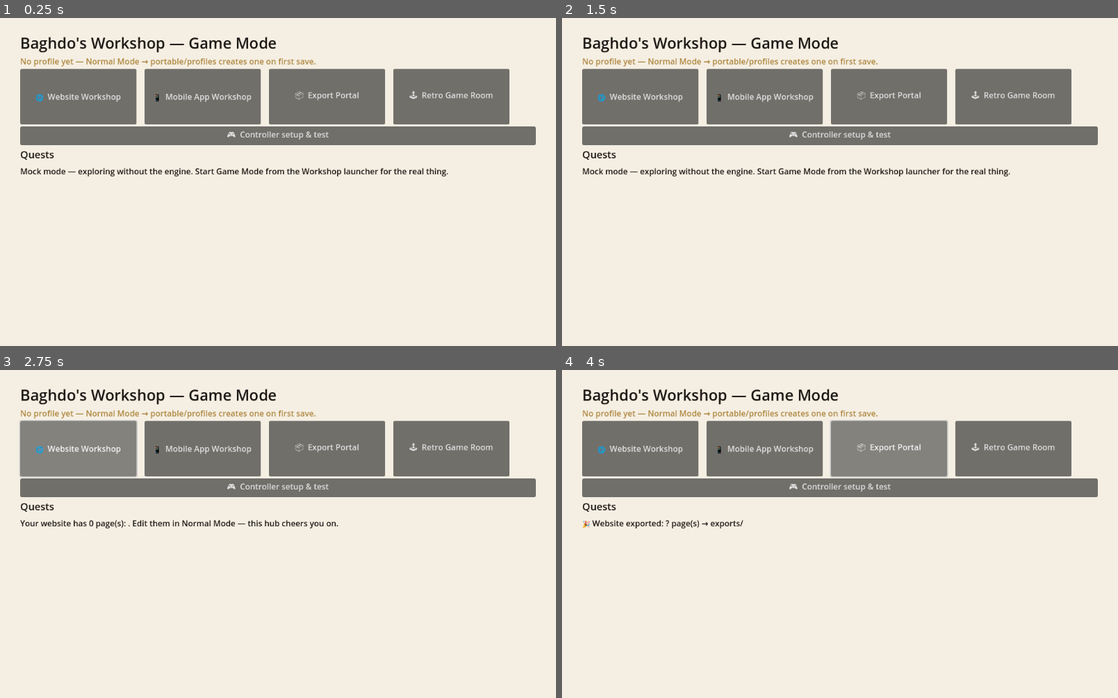
Above: before the commit, frames 1-4 (two rows, left to right).
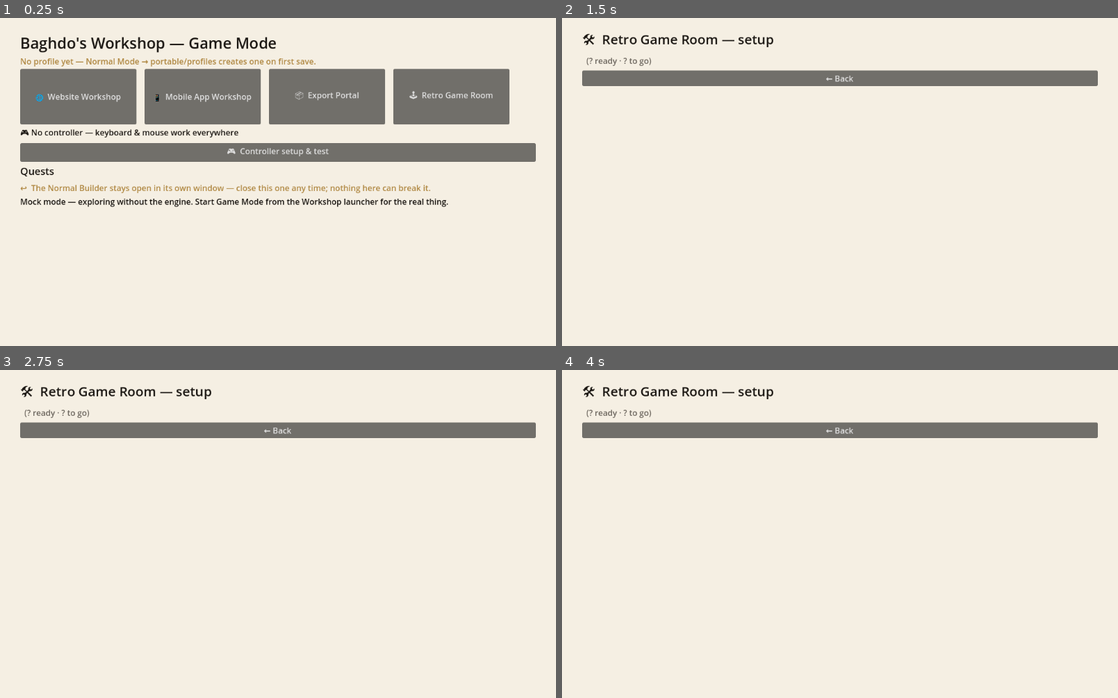
Above: after the commit, the same moments.

Repository: baghb004-cpu/Lusik-and-sons-
Game: Godot game, scene res://scenes/Main.tscn
Same seed, same stepped clock (60 frames per second), same inputs: the game is played once before the commit and once after it.
Inputs (mouse positions are in pixels of both pictures, inside the frame that each line leads up to):
- Up to frame 1 (0.25 s): no input
- Up to frame 2 (1.5 s): click "🕹 Retro Game Room" at 0.5 s; click "← Exit room" (after the commit: "🛠 Setup wizard") at 1.25 s
- Up to frame 3 (2.75 s): click (77, 448) at 2 s, where only the run before the commit has a clickable "🌐 Website Workshop"
- Up to frame 4 (4 s): click (762, 448) at 2.75 s, where only the run before the commit has a clickable "📱 Mobile App Workshop"; click (890, 448) at 3.5 s, where only the run before the commit has a clickable "📦 Export Portal"

The runs differ from the first frame. In frame 1, 12% of the frame differs, in the area x 3-97%, y 33-58%; in frame 2, 18%, in the area x 3-97%, y 4-49%; in frame 3, 18%; in frame 4, 18%.

Commit message:
Retro Game Room: setup wizard, Fix-This buttons, LEGO templates, fetch-emulators, preflight (plan §23b)
Least-tinkering pass over the room — one-click everywhere the law and
physics allow, plain guidance everywhere they don't.

- portable/gameTemplates.ts: the backend catalog with the HONEST
  GPL-2.0 bundling answer per emulator (redistribution allowed with
  license text + source availability — handled automatically), era
  checklists marking user-vs-script obligations, and six editable
  launch-profile templates for Baghdo's own LEGO discs (Island, Island
  2, LEGOLAND, Racers, Racers 2, Rock Raiders) — settings only, QEMU
  recommended (SeaBIOS included = zero BIOS hunting), zero media
- portable/health.ts: pure health report — Ready/Missing/Optional rows
  with Fix actions where automatable and official-download guidance
  where only the user can supply (their Windows media is never a
  button); privacy row states offline/local-only by construction
- /api/builder/retro: GET ?wizard=1 (works while the room is OFF),
  POST fix {enable-room|create-dirs|seed-profiles|seed-controller},
  adopt-template (template + YOUR iso/disc → permanent shelf entry,
  friendly refusal without media, absolute-path portability advice)
- scripts/fetch-emulators.mjs: official GitHub releases of DOSBox-X
  (+86Box with --with-86box) + QEMU guidance, GPL license note and
  SOURCES.md written beside the binaries; never Windows/BIOS/games
- scripts/preflight-portable.mjs: the one-look flash-drive status
  table; desktop/scripts/build-windows.ps1: the single Windows session
  scripted end to end (toolchain check → build → portable → preflight)
- Godot: SetupWizard scene (health rows + working Fix buttons), shelf
  status badges (Ready / Missing disc / Needs setup), backup button,
  controller status on the hub, return-to-builder note
- 6 new tests (250 green); full wizard→fix→adopt flow verified over
  live HTTP; build + bundle budget green

https://claude.ai/code/session_01X8F89WkWXpj131U31qmg3t

Diff:
--- /dev/null
+++ b/desktop/game-mode/godot-project/scenes/SetupWizard.tscn
@@ -0,0 +1,9 @@
+[gd_scene load_steps=2 format=3]
+
+[ext_resource type="Script" path="res://scripts/setup_wizard.gd" id="1"]
+
+[node name="SetupWizard" type="Control"]
+anchors_preset = 15
+anchor_right = 1.0
+anchor_bottom = 1.0
+script = ExtResource("1")
--- a/desktop/game-mode/godot-project/scripts/main.gd
+++ b/desktop/game-mode/godot-project/scripts/main.gd
@@ -50,6 +50,12 @@
 	_station(row, "📦  Export Portal", _on_export)
 	_station(row, "🕹  Retro Game Room", _on_room)
 
+	var pads := Input.get_connected_joypads()
+	var pad_status := Label.new()
+	pad_status.text = "🎮 %s" % ("Generic Controller #%d connected" % pads[0] if pads.size() > 0 else "No controller — keyboard & mouse work everywhere")
+	pad_status.add_theme_color_override("font_color", INK)
+	root.add_child(pad_status)
+
 	var controller_btn := Button.new()
 	controller_btn.text = "🎮  Controller setup & test"
 	controller_btn.pressed.connect(func() -> void: get_tree().change_scene_to_file("res://scenes/ControllerTest.tscn"))
@@ -63,6 +69,11 @@
 
 	quests_box = VBoxContainer.new()
 	root.add_child(quests_box)
+
+	var return_note := Label.new()
+	return_note.text = "↩  The Normal Builder stays open in its own window — close this one any time; nothing here can break it."
+	return_note.add_theme_color_override("font_color", ACCENT)
+	root.add_child(return_note)
 
 	status = Label.new()
 	status.autowrap_mode = TextServer.AUTOWRAP_WORD_SMART
--- a/desktop/game-mode/godot-project/scripts/retro_room.gd
+++ b/desktop/game-mode/godot-project/scripts/retro_room.gd
@@ -53,17 +53,37 @@
 	status.add_theme_color_override("font_color", INK)
 	root.add_child(status)
 
+	var actions := HBoxContainer.new()
+	actions.add_theme_constant_override("separation", 10)
+	root.add_child(actions)
+
 	var back := Button.new()
 	back.text = "← Exit room"
 	back.pressed.connect(func() -> void: get_tree().change_scene_to_file("res://scenes/Main.tscn"))
-	root.add_child(back)
+	actions.add_child(back)
+
+	var wizard := Button.new()
+	wizard.text = "🛠 Setup wizard"
+	wizard.pressed.connect(func() -> void: get_tree().change_scene_to_file("res://scenes/SetupWizard.tscn"))
+	actions.add_child(wizard)
+
+	var backup := Button.new()
+	backup.text = "💾 Back up saves & library"
+	backup.pressed.connect(func() -> void:
+		Bridge.call_api(self, "/api/builder/portable", HTTPClient.METHOD_POST, {"kind": "backup"}, func(code: int, body: Dictionary) -> void:
+			status.text = str(body.get("note", body.get("error", ""))) if code == 200 else str(body.get("error", "backup failed"))
+			if code == 200:
+				status.text = "💾 Backed up to portable/%s — %s" % [body.get("file", "?"), body.get("note", "")]
+		)
+	)
+	actions.add_child(backup)
 
 	_load_library()
 
 func _load_library() -> void:
 	Bridge.call_api(self, "/api/builder/retro", HTTPClient.METHOD_GET, {}, func(code: int, body: Dictionary) -> void:
 		if code == 403:
-			status.text = str(body.get("error", "The room is switched off."))
+			status.text = str(body.get("error", "The room is switched off.")) + "  The Setup wizard above can turn it on."
 			return
 		if code != 200:
 			status.text = str(body.get("error", "Could not open the room."))
@@ -82,7 +102,8 @@
 	var label := Label.new()
 	var missing: Array = g.get("missing", [])
 	var tier := str(g.get("saveTier", "?"))
-	label.text = "📀 %s  [%s · saves: %s]" % [g.get("title", "?"), g.get("category", "?"), tier]
+	var badge := "🟢 Ready" if missing.is_empty() else ("🔴 Missing disc/ISO" if str(missing[0].get("field", "")) == "isoPath" else "🟡 Needs setup")
+	label.text = "📀 %s  [%s · saves: %s]  %s" % [g.get("title", "?"), g.get("category", "?"), tier, badge]
 	label.add_theme_color_override("font_color", INK)
 	row.add_child(label)
 	if missing.size() > 0:
--- /dev/null
+++ b/desktop/game-mode/godot-project/scripts/setup_wizard.gd
@@ -0,0 +1,120 @@
+# ============================================================
+# Retro Game Room — first-run setup wizard (plan §23b)
+# ============================================================
+# One screen, the whole truth: every row is Ready / Missing /
+# Optional with a real Fix button when the engine can fix it
+# (enable the room, create folders, seed era + controller
+# profiles) and official-download guidance when only Baghdo can
+# supply it (his Windows media, his discs — never a button, by
+# law). Works even while the room is disabled: that's the point.
+extends Control
+
+const INK := Color("1A1612")
+const CREAM := Color("F5EFE3")
+const GOOD := Color("1B7A3D")
+const BAD := Color("B00020")
+const SOFT := Color("6B655D")
+
+var rows: VBoxContainer
+var summary: Label
+
+func _ready() -> void:
+	var bg := ColorRect.new()
+	bg.color = CREAM
+	bg.set_anchors_preset(Control.PRESET_FULL_RECT)
+	add_child(bg)
+
+	var scroll := ScrollContainer.new()
+	scroll.set_anchors_preset(Control.PRESET_FULL_RECT)
+	scroll.offset_left = 40
+	scroll.offset_top = 24
+	scroll.offset_right = -40
+	scroll.offset_bottom = -24
+	add_child(scroll)
+
+	var root := VBoxContainer.new()
+	root.size_flags_horizontal = Control.SIZE_EXPAND_FILL
+	scroll.add_child(root)
+
+	var title := Label.new()
+	title.text = "🛠  Retro Game Room — setup"
+	title.add_theme_font_size_override("font_size", 26)
+	title.add_theme_color_override("font_color", INK)
+	root.add_child(title)
+
+	summary = Label.new()
+	summary.autowrap_mode = TextServer.AUTOWRAP_WORD_SMART
+	summary.add_theme_color_override("font_color", SOFT)
+	root.add_child(summary)
+
+	rows = VBoxContainer.new()
+	rows.add_theme_constant_override("separation", 6)
+	root.add_child(rows)
+
+	var back := Button.new()
+	back.text = "← Back"
+	back.pressed.connect(func() -> void: get_tree().change_scene_to_file("res://scenes/RetroRoom.tscn"))
+	root.add_child(back)
+
+	_load()
+
+func _load() -> void:
+	for child in rows.get_children():
+		child.queue_free()
+	Bridge.call_api(self, "/api/builder/retro?wizard=1", HTTPClient.METHOD_GET, {}, func(code: int, body: Dictionary) -> void:
+		if code != 200:
+			summary.text = str(body.get("error", "Could not reach the engine."))
+			return
+		var s: Dictionary = body.get("summary", {})
+		summary.text = "%s  (%s ready · %s to go)" % [s.get("verdict", ""), s.get("ready", "?"), s.get("missing", "?")]
+		for item in body.get("health", []):
+			_row(item)
+		_templates_row(body.get("templates", []))
+	)
+
+func _row(item: Dictionary) -> void:
+	var line := HBoxContainer.new()
+	line.add_theme_constant_override("separation", 10)
+	var badge := Label.new()
+	var status := str(item.get("status", "info"))
+	badge.text = {"ready": "✅", "missing": "❌", "optional": "○", "info": "ℹ"}.get(status, "ℹ")
+	line.add_child(badge)
+
+	var text := Label.new()
+	text.text = "%s — %s" % [item.get("label", ""), item.get("detail", "")]
+	text.autowrap_mode = TextServer.AUTOWRAP_WORD_SMART
+	text.size_flags_horizontal = Control.SIZE_EXPAND_FILL
+	text.add_theme_color_override("font_color", GOOD if status == "ready" else (BAD if status == "missing" else SOFT))
+	line.add_child(text)
+
+	if item.has("fix"):
+		var fix: Dictionary = item.get("fix")
+		var btn := Button.new()
+		btn.text = "🔧 " + str(fix.get("label", "Fix this"))
+		btn.pressed.connect(func() -> void:
+			Bridge.call_api(self, "/api/builder/retro", HTTPClient.METHOD_POST, {"action": "fix", "fix": fix.get("action", "")}, func(_c: int, _b: Dictionary) -> void:
+				_load()
+			)
+		)
+		line.add_child(btn)
+	elif item.has("guidance"):
+		var g: Dictionary = item.get("guidance")
+		var hint := Label.new()
+		hint.text = "→ " + str(g.get("label", ""))
+		hint.add_theme_color_override("font_color", SOFT)
+		line.add_child(hint)
+	rows.add_child(line)
+
+func _templates_row(templates: Array) -> void:
+	if templates.is_empty():
+		return
+	var head := Label.new()
+	head.text = "🧱  Ready-made launch profiles (bring your own disc/ISO, adopt in Normal Mode or the room):"
+	head.add_theme_color_override("font_color", INK)
+	rows.add_child(head)
+	for t in templates:
+		var line := Label.new()
+		line.text = "   • %s (%s) — %s · %s" % [t.get("title", ""), t.get("year", ""), t.get("recommendedBackend", ""), t.get("expects", "")]
+		line.autowrap_mode = TextServer.AUTOWRAP_WORD_SMART
+		line.add_theme_color_override("font_color", SOFT)
+		rows.add_child(line)
Not shown, changed: app/api/builder/retro/route.ts
Not shown, added: desktop/scripts/build-windows.ps1
Not shown, changed: docs/RETRO_GAME_ROOM.md
Not shown, added: scripts/fetch-emulators.mjs
Not shown, added: scripts/preflight-portable.mjs
Not shown, added: src/builder/__tests__/retro-wizard.test.ts
Not shown, added: src/builder/portable/gameTemplates.ts
Not shown, added: src/builder/portable/health.ts
Not shown, changed: src/builder/portable/index.ts
